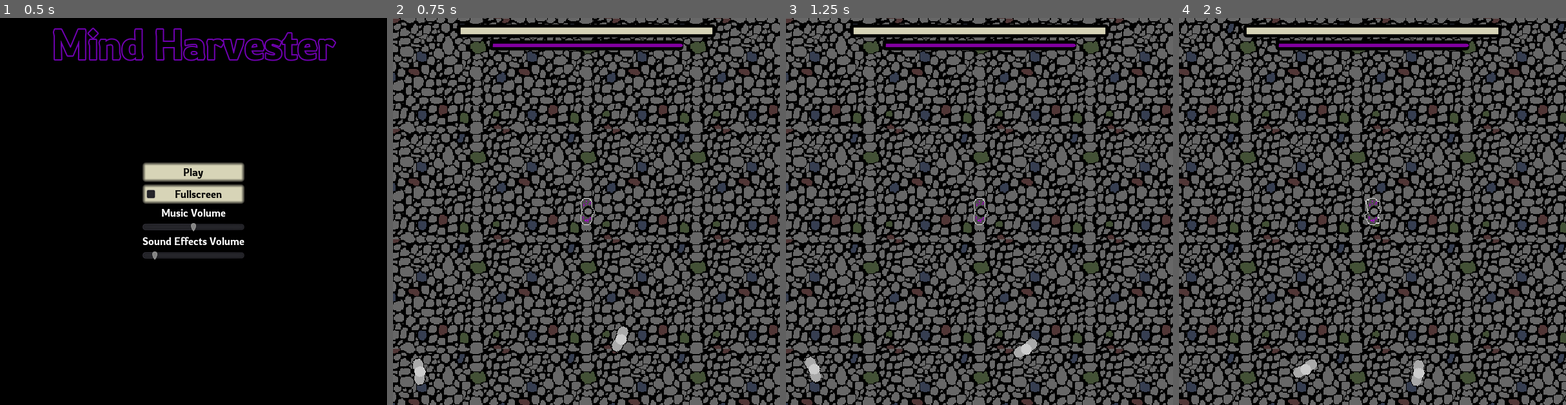
Above: before the commit, frames 1-4 (left to right).
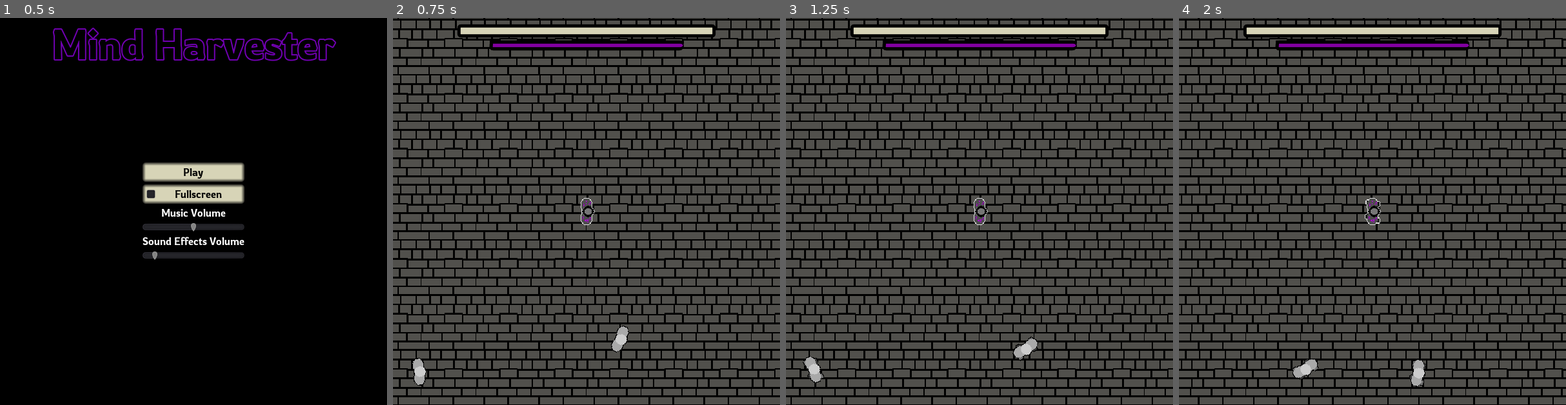
Above: after the commit, the same moments.

Repository: the-alex-g/LD52
Game: Godot game, scene res://Menu/MainMenu.tscn
Same seed, same stepped clock (60 frames per second), same inputs: the game is played once before the commit and once after it.
Inputs (mouse positions are in pixels of both pictures, inside the frame that each line leads up to):
- Up to frame 1 (0.5 s): no input
- Up to frame 2 (0.75 s): click "Play" at 0.5 s
- Up to frame 3 (1.25 s): no input
- Up to frame 4 (2 s): move the mouse to (1457, 192) at 1.27 s; hold D (right) from 1.28 s (still down); hold Space (shoot) from 1.28 s (still down)

Frame 1 is identical in both runs. In frame 2, 83% of the frame differs, in the area x 0-100%, y 0-100%; in frame 3, 83%; in frame 4, 83%.

Commit message:
Replace the floor with something less garish and confusing

Diff:
--- a/project/World/World.tscn
+++ b/project/World/World.tscn
@@ -7,7 +7,7 @@
 [ext_resource path="res://World/WallTiles.png" type="Texture" id=5]
 [ext_resource path="res://Player/Player.tscn" type="PackedScene" id=6]
 [ext_resource path="res://World/HUD.tscn" type="PackedScene" id=7]
-[ext_resource path="res://World/Floor.png" type="Texture" id=8]
+[ext_resource path="res://World/NewFloor.png" type="Texture" id=8]
 
 [sub_resource type="ConvexPolygonShape2D" id=3]
 points = PoolVector2Array( 0, 0, 32, 0, 32, 32, 0, 32 )
Binary file added: project/World/NewFloor.png
Not shown, added: project/World/NewFloor.png.import
Not shown, added: raw_files/NewFloor.piskel
